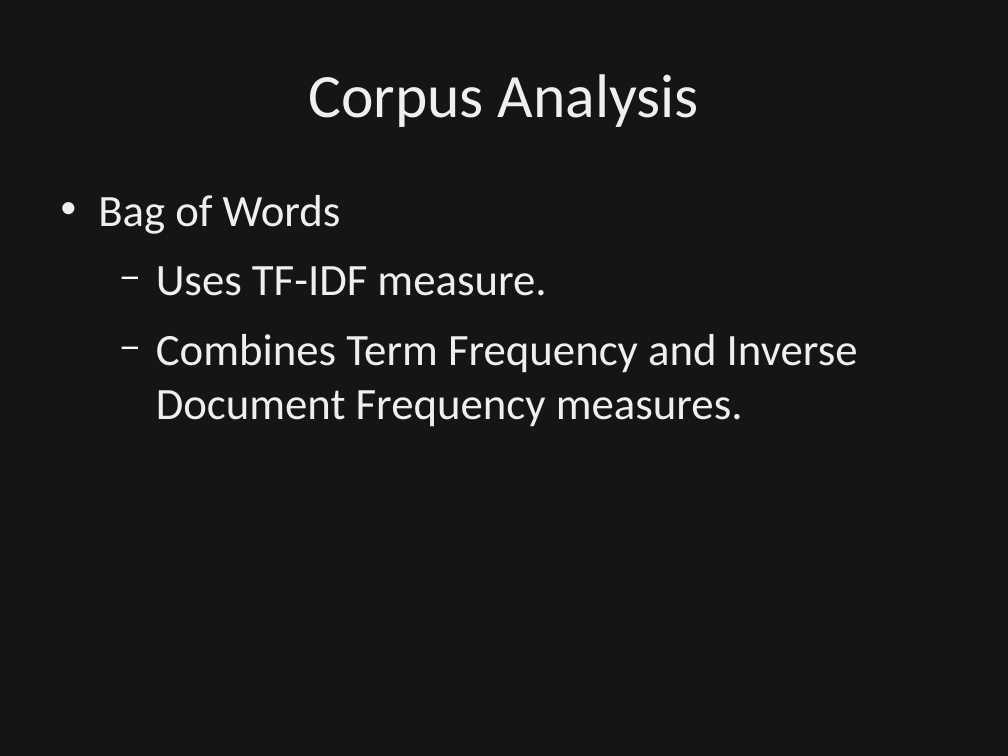
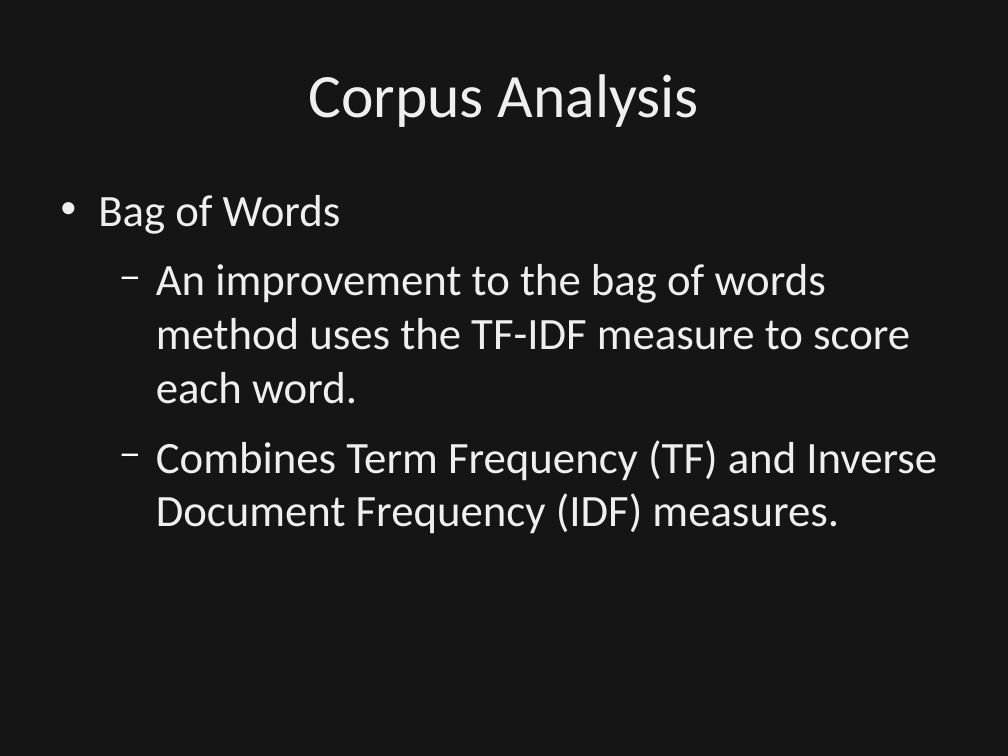
Before and after one commit to dbowmans46/PracticalProgramming, a slide deck: slide 54 of Session 7 - Python/Instructional Material/Session 7 - Python Brief Intro to NLP.odp. Drawn at 1008x756 pixels with LibreOffice and Linux fonts; fonts in the diff are those of the drawing; background and template pictures are left out; a plain dark background stands for a picture behind light text. Boxes give left, top, right and bottom in pixels: in the first picture for what was removed or moved away, otherwise in the second. Text is boxed around its words. In the diff, an @@ line names an element or a change of style, - is before the commit and + after.

Commit message:
Added layout for corpus analysis.  Added slides to clarify bag of words scoring, slides that describe Word2Vec, and slides that describe GloVe.  Noralized styling of slides and added references for word embedding.

```diff
--- a/Session 7 - Python/Instructional Material/Session 7 - Python Brief Intro to NLP.odp
+++ b/Session 7 - Python/Instructional Material/Session 7 - Python Brief Intro to NLP.odp
@@ text at [156,264,937,534]: text changed @@
-  − Uses TF-IDF measure.
-  − Combines Term Frequency and Inverse Document Frequency measures.
+  − An improvement to the bag of words method uses the TF-IDF measure to score each word.
+  − Combines Term Frequency (TF) and Inverse Document Frequency (IDF) measures.
```
Also in this commit, not shown: 8 other slides changed, 5 slides added, 1 other file.
